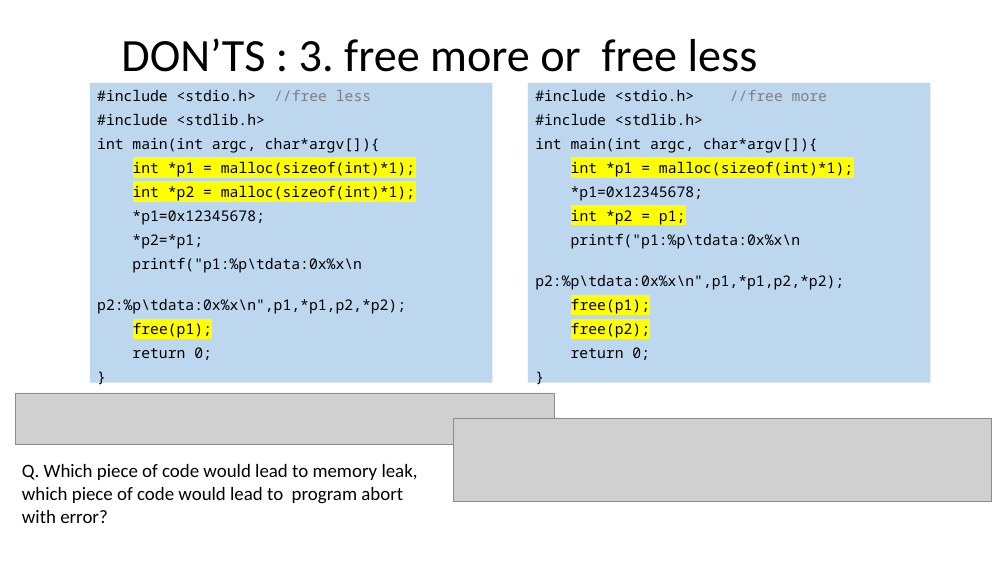
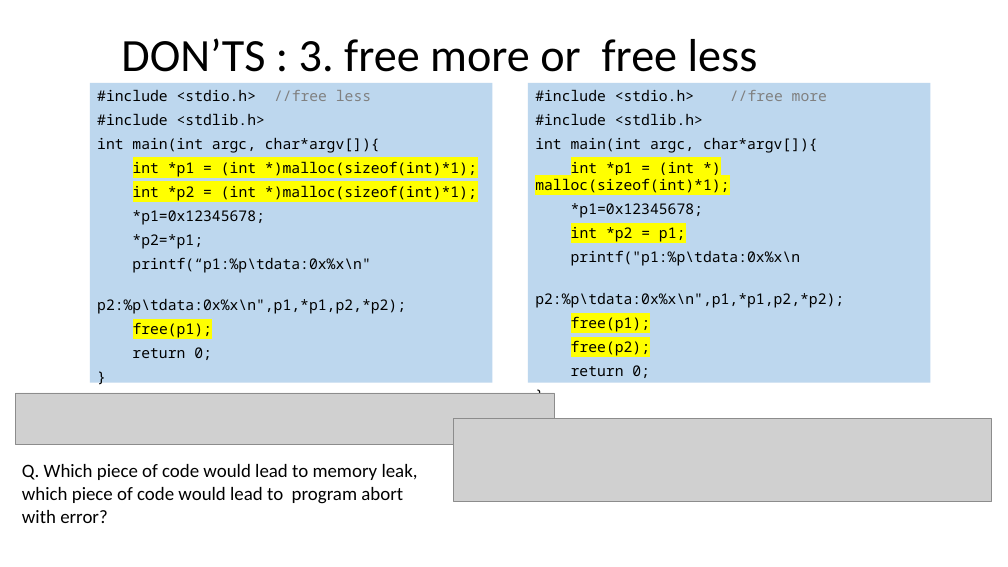
Before and after one commit to MongXinChan/CPP, a slide deck: slide 6 of week05/Lab05.pptx. Drawn at 1008x567 pixels with LibreOffice and Linux fonts; fonts in the diff are those of the drawing; grey boxes stand for pictures; background and template pictures are left out. Boxes give left, top, right and bottom in pixels: in the first picture for what was removed or moved away, otherwise in the second. Text is boxed around its words. In the diff, an @@ line names an element or a change of style, - is before the commit and + after.

```diff
--- a/week05/Lab05.pptx
+++ b/week05/Lab05.pptx
@@ text in rectangle at (133, 161, 477, 201): text changed @@
-int *p1 = malloc(sizeof(int)*1);
-int *p2 = malloc(sizeof(int)*1);
+int *p1 = (int *)malloc(sizeof(int)*1);
+int *p2 = (int *)malloc(sizeof(int)*1);
@@ text in rectangle at (535, 162, 729, 193): text changed @@
-int *p1 = malloc(sizeof(int)*1);
+int *p1 = (int *) malloc(sizeof(int)*1);
@@ text in rectangle at (132, 257, 370, 273): text changed @@
-printf("p1:%p\tdata:0x%x\n
+printf(“p1:%p\tdata:0x%x\n"
```
Also in this commit, not shown: 2 other slides changed, 28 other files.
